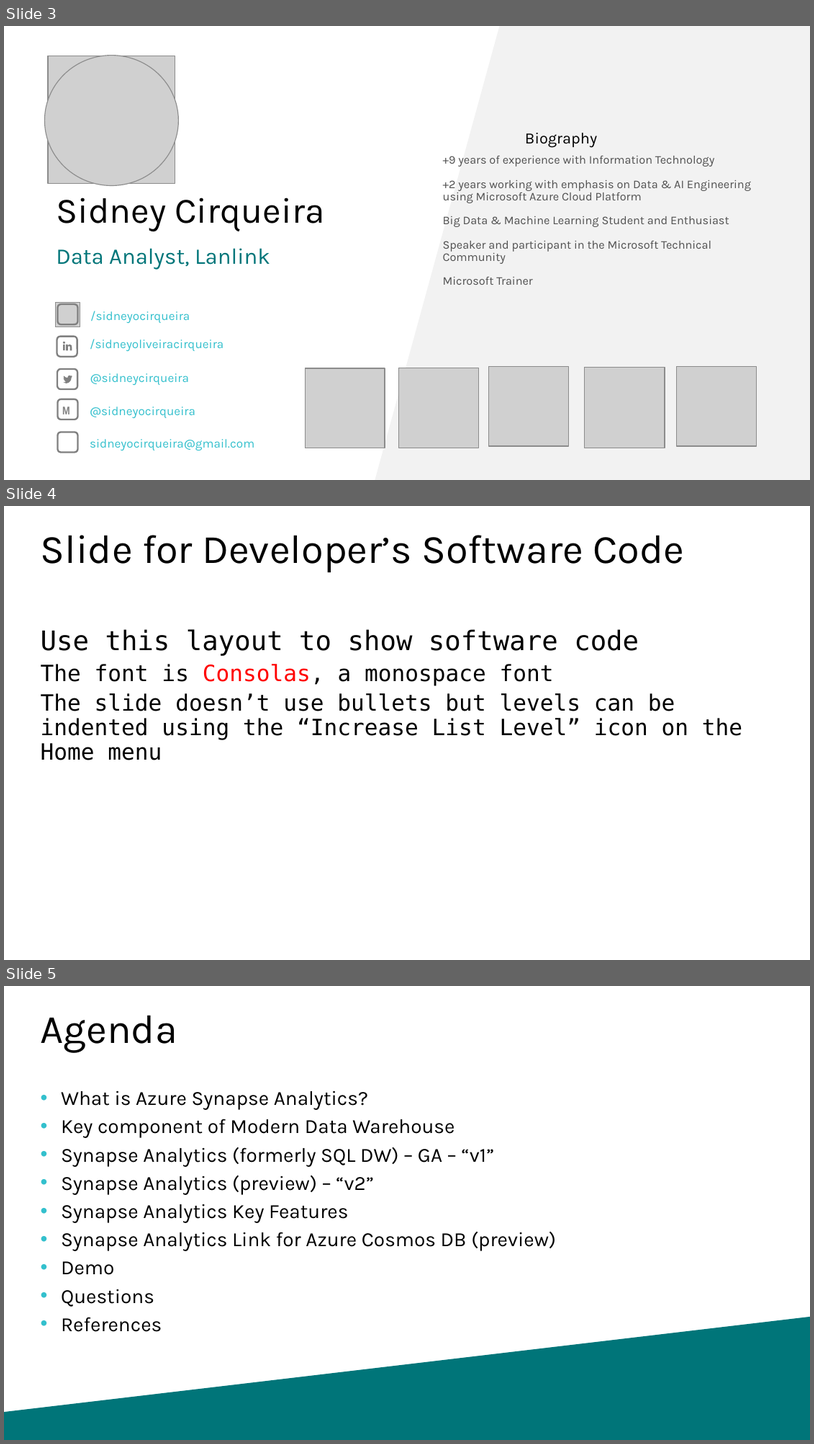
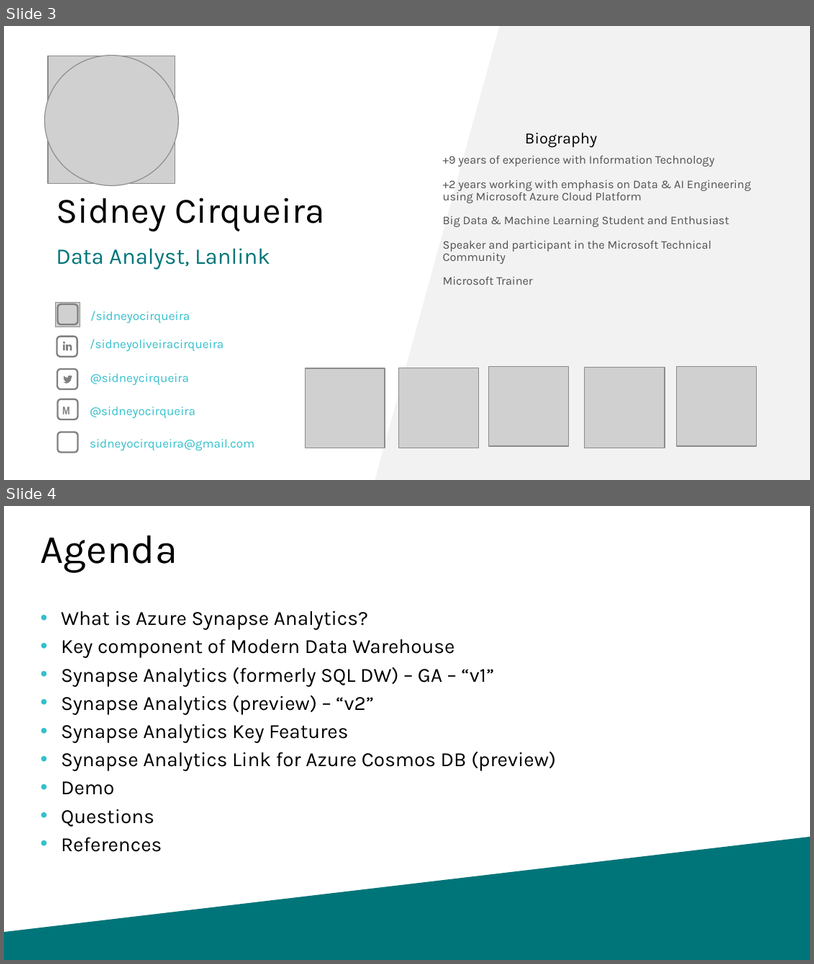
Before and after one commit to sidneyocirqueira/azure-synapse-analytics, a slide deck: PPTs/PASS_Marathon_Portuguese_AzureSynapseAnalytics.pptx. Shown one above the other, each under a label of ours: slides 3, 4 and 5 before the commit, slides 3 and 4 after it. The pictures are 814x1444 and 814x964 pixels, drawn with LibreOffice and Linux fonts; fonts in the diff are those of the drawing; grey boxes stand for pictures; background and template pictures are left out. Boxes give left, top, right and bottom in pixels: in the first picture for what was removed or moved away, otherwise in the second. Text is boxed around its words. In the diff, an @@ line names an element or a change of style, - is before the commit and + after.

```diff
--- a/PPTs/PASS_Marathon_Portuguese_AzureSynapseAnalytics.pptx
+++ b/PPTs/PASS_Marathon_Portuguese_AzureSynapseAnalytics.pptx
@@ slide 4 removed at [4,506,810,960], background #FFFFFF @@
@@ title removed at [41,535,684,572] @@
-Slide for Developer’s Software Code
@@ text removed at [41,629,743,760] @@
-Use this layout to show software code
-  The font is Consolas, a monospace font
-  The slide doesn’t use bullets but levels can be indented using the “Increase List Level” icon on the Home menu
@@ what was slide 5 is now slide 4 @@
```
Also in this commit, not shown: 1 slide changed, 1 other slide removed, 1 other file.
